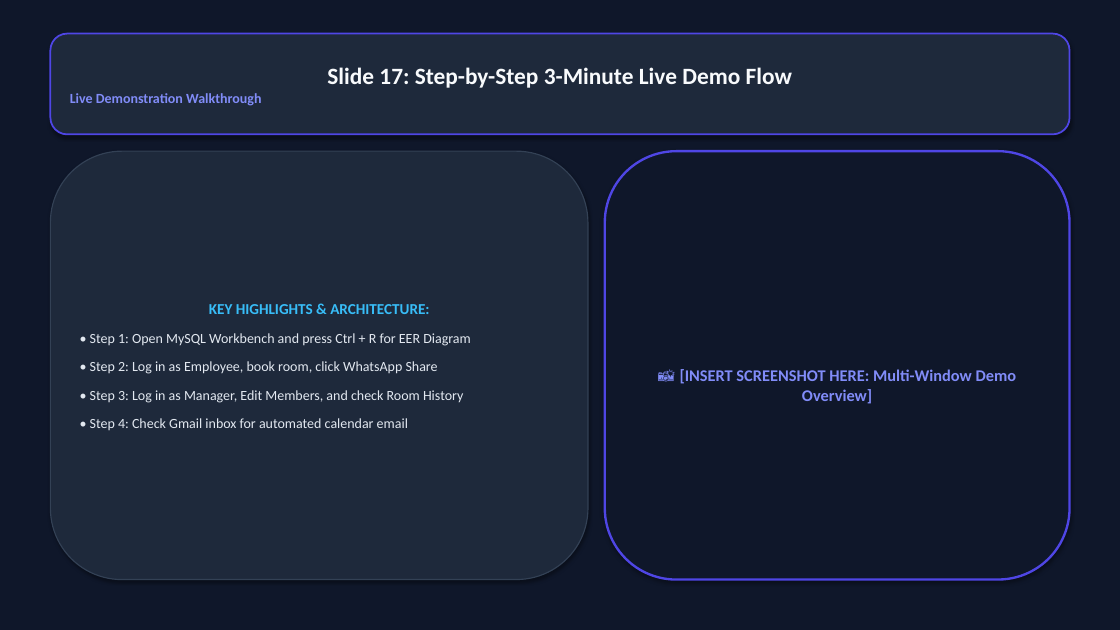
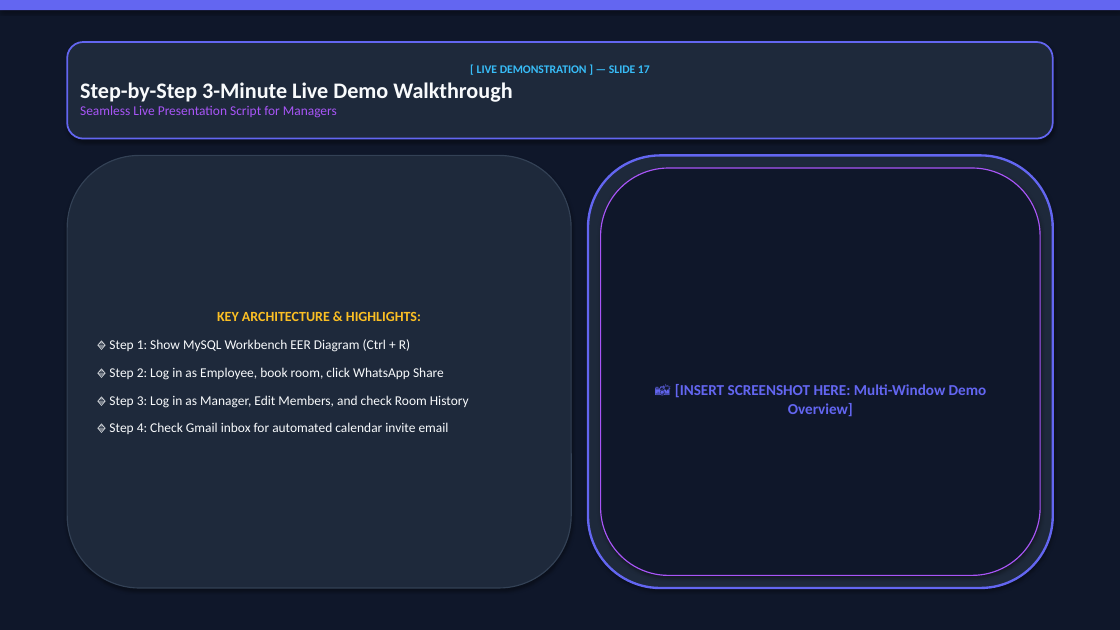
Before and after one commit to VishalMishraCSE/meeting-room-booking-system, a slide deck: slide 17 of document/PRESENTATION_DECK_SLIDES.pptx. Drawn at 1120x630 pixels with LibreOffice and Linux fonts; fonts in the diff are those of the drawing. Boxes give left, top, right and bottom in pixels: in the first picture for what was removed or moved away, otherwise in the second. Text is boxed around its words. In the diff, an @@ line names an element or a change of style, - is before the commit and + after.

Commit message:
design: redesign PowerPoint presentation deck with stunning multi-layered dark theme, glassmorphic card containers, and category tag pills

```diff
--- a/document/PRESENTATION_DECK_SLIDES.pptx
+++ b/document/PRESENTATION_DECK_SLIDES.pptx
@@ rectangle added at box(0, 0, 1120, 10), fill #6366F1 @@
@@ rounded rectangle "[ LIVE DEMONSTRATION ] — ...": place and size @@
-rounded rectangle "[ LIVE DEMONSTRATION ] — ..." at box(50, 34, 1070, 134)
+rounded rectangle "[ LIVE DEMONSTRATION ] — ..." at box(67, 42, 1053, 139)
@@ rounded rectangle "[ LIVE DEMONSTRATION ] — ..." at box(67, 42, 1053, 139): outline #4F46E5 1.5 pt to #6366F1 1.5 pt @@
@@ text in rounded rectangle at box(80, 65, 650, 118): text changed; size 20 to 11.5 pt; text colour #F8FAFC to #A855F7 @@
-Slide 17: Step-by-Step 3-Minute Live Demo Flow
-Live Demonstration Walkthrough
+[ LIVE DEMONSTRATION ] — SLIDE 17
+Step-by-Step 3-Minute Live Demo Walkthrough
+Seamless Live Presentation Script for Managers
@@ rounded rectangle "KEY ARCHITECTURE & HIGHLIGHTS:": place and size @@
-rounded rectangle "KEY ARCHITECTURE & HIGHLIGHTS:" at box(50, 151, 588, 580)
+rounded rectangle "KEY ARCHITECTURE & HIGHLIGHTS:" at box(67, 155, 571, 588)
@@ rounded rectangle added at box(588, 155, 1053, 588), fill #1E293B, outline #6366F1 2 pt @@
@@ rounded rectangle "📸 [INSERT SCREENSHOT HERE: Multi-Window ...": place and size @@
-rounded rectangle "📸 [INSERT SCREENSHOT HERE: Multi-Window ..." at box(605, 151, 1070, 580)
+rounded rectangle "📸 [INSERT SCREENSHOT HERE: Multi-Window ..." at box(601, 168, 1040, 576)
@@ rounded rectangle "📸 [INSERT SCREENSHOT HERE: Multi-Window ..." at box(601, 168, 1040, 576): size 14 to 13 pt, text colour #818CF8 to #6366F1; outline #4F46E5 2 pt to #A855F7 1 pt @@
@@ text in rounded rectangle at box(109, 312, 469, 434): text changed; size 12 to 11.5 pt; text colour #E2E8F0 to #F8FAFC @@
-KEY HIGHLIGHTS & ARCHITECTURE:
-• Step 1: Open MySQL Workbench and press Ctrl + R for EER Diagram
-• Step 2: Log in as Employee, book room, click WhatsApp Share
-• Step 3: Log in as Manager, Edit Members, and check Room History
-• Step 4: Check Gmail inbox for automated calendar email
+KEY ARCHITECTURE & HIGHLIGHTS:
+🔹 Step 1: Show MySQL Workbench EER Diagram (Ctrl + R)
+🔹 Step 2: Log in as Employee, book room, click WhatsApp Share
+🔹 Step 3: Log in as Manager, Edit Members, and check Room History
+🔹 Step 4: Check Gmail inbox for automated calendar invite email
```
Also in this commit, not shown: 16 other slides changed, 1 slide added, 1 slide removed, 1 other file.
